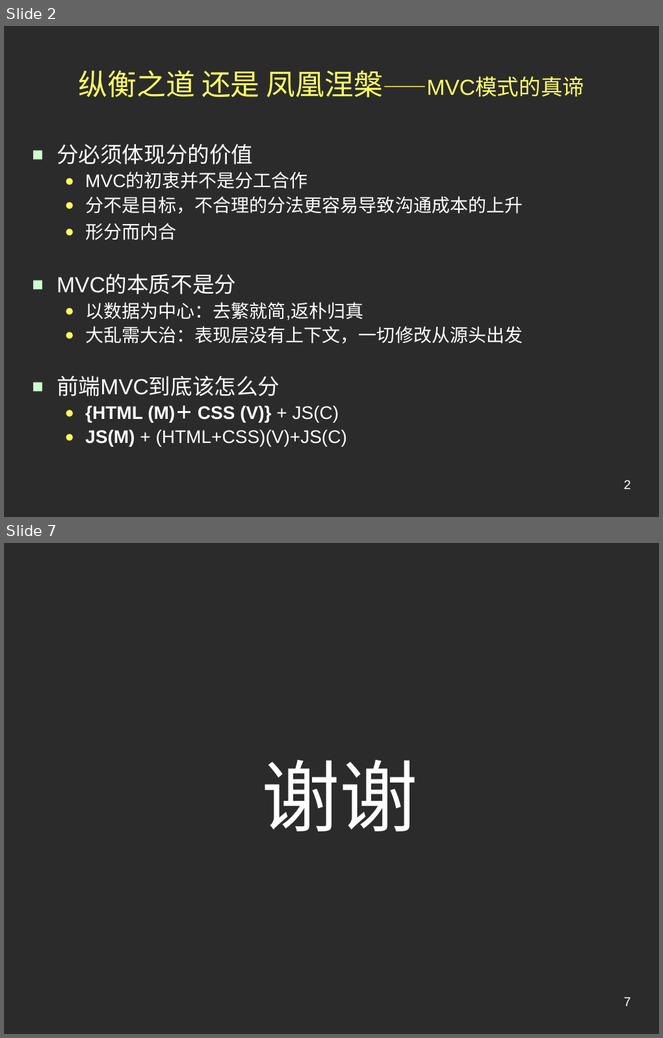
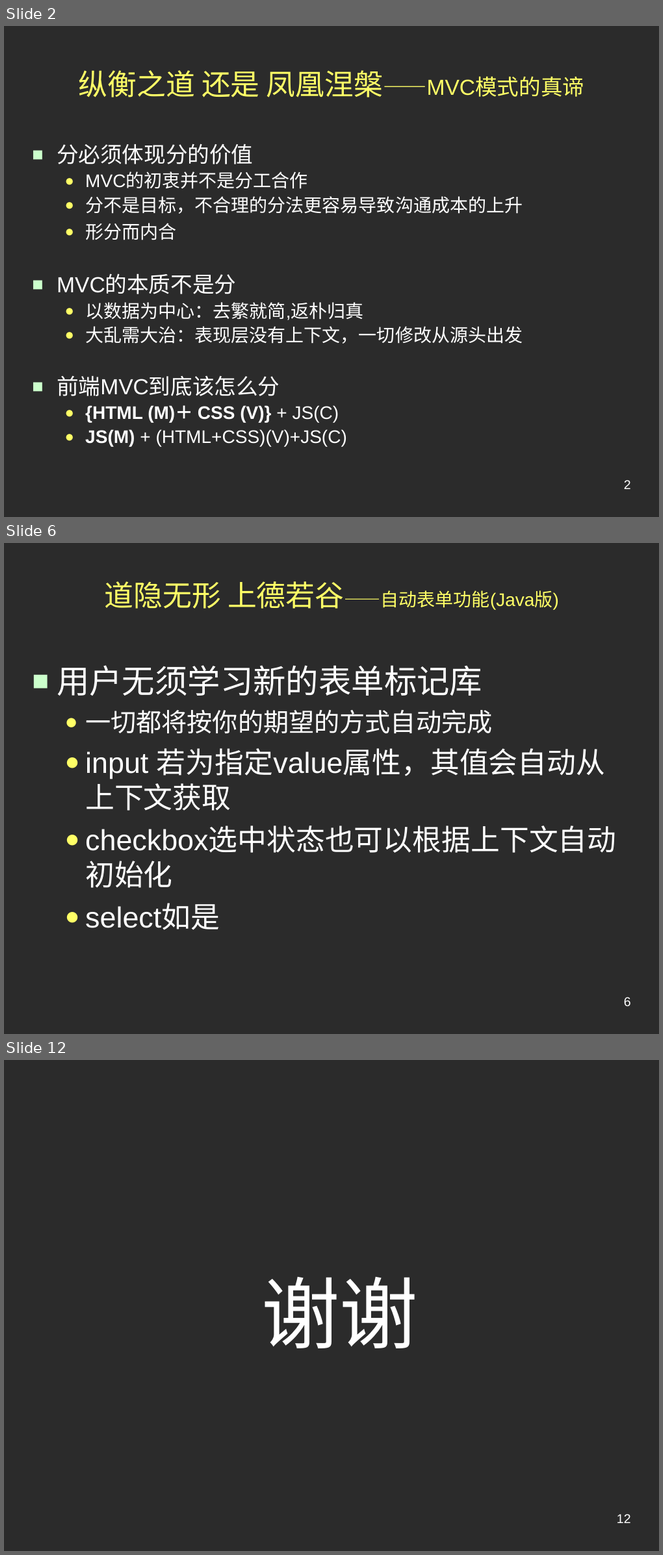
Before and after one commit to conzi/lite, a slide deck: Lite/web/doc/Preview.ppt. Shown one above the other, each under a label of ours: slides 2 and 7 before the commit, slides 2, 6 and 12 after it; the slides between them are not shown. The pictures are 663x1038 and 663x1555 pixels, drawn with LibreOffice and Linux fonts; fonts in the diff are those of the drawing; background and template pictures are left out; a plain dark background stands for a picture behind light text. Boxes give left, top, right and bottom in pixels: in the first picture for what was removed or moved away, otherwise in the second. Text is boxed around its words. In the diff, an @@ line names an element or a change of style, - is before the commit and + after.

```diff
--- a/Lite/web/doc/Preview.ppt
+++ b/Lite/web/doc/Preview.ppt
@@ slide 6 added at (x1=4, y1=543, x2=659, y2=1034), background picture (left out) @@
@@ title added at (x1=105, y1=581, x2=559, y2=610), 20 pt, text #FFFF66 @@
+道隐无形 上德若谷——自动表单功能(Java版)
@@ text added at (x1=57, y1=665, x2=605, y2=930), 32 pt, text #FFFFFF @@
+■ 用户无须学习新的表单标记库
+  ● 一切都将按你的期望的方式自动完成
+  ● input 若为指定value属性，其值会自动从上下文获取
+  ● checkbox选中状态也可以根据上下文自动初始化
+  ● select如是
@@ page number added at (x1=624, y1=997, x2=631, y2=1006), 14 pt, text #FFFFFF @@
+6
@@ what was slide 7 is now slide 12 @@
@@ page number at (x1=617, y1=1514, x2=631, y2=1523): text changed @@
-7
+12
```
Also in this commit, not shown: 4 slides changed, 4 other slides added.
